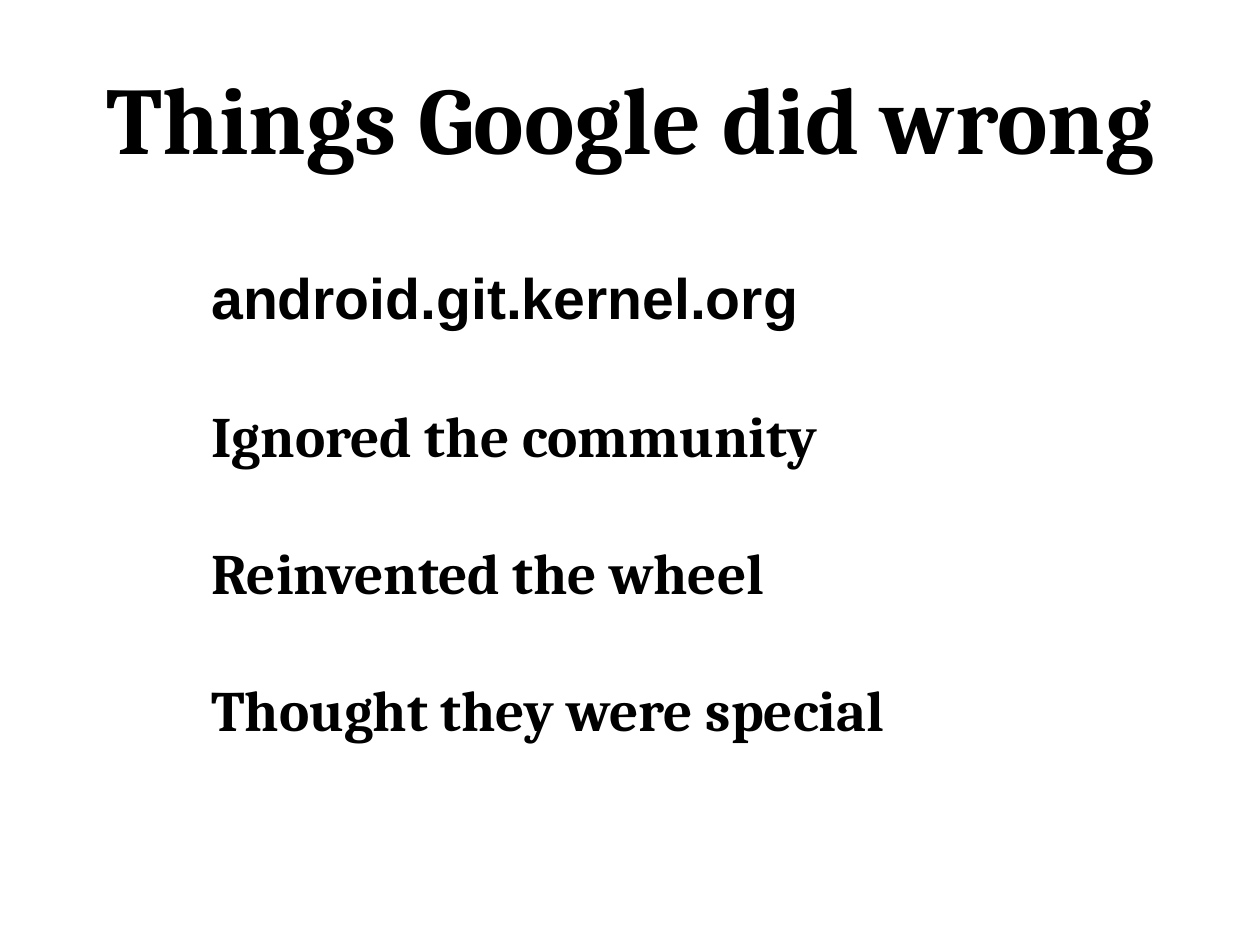
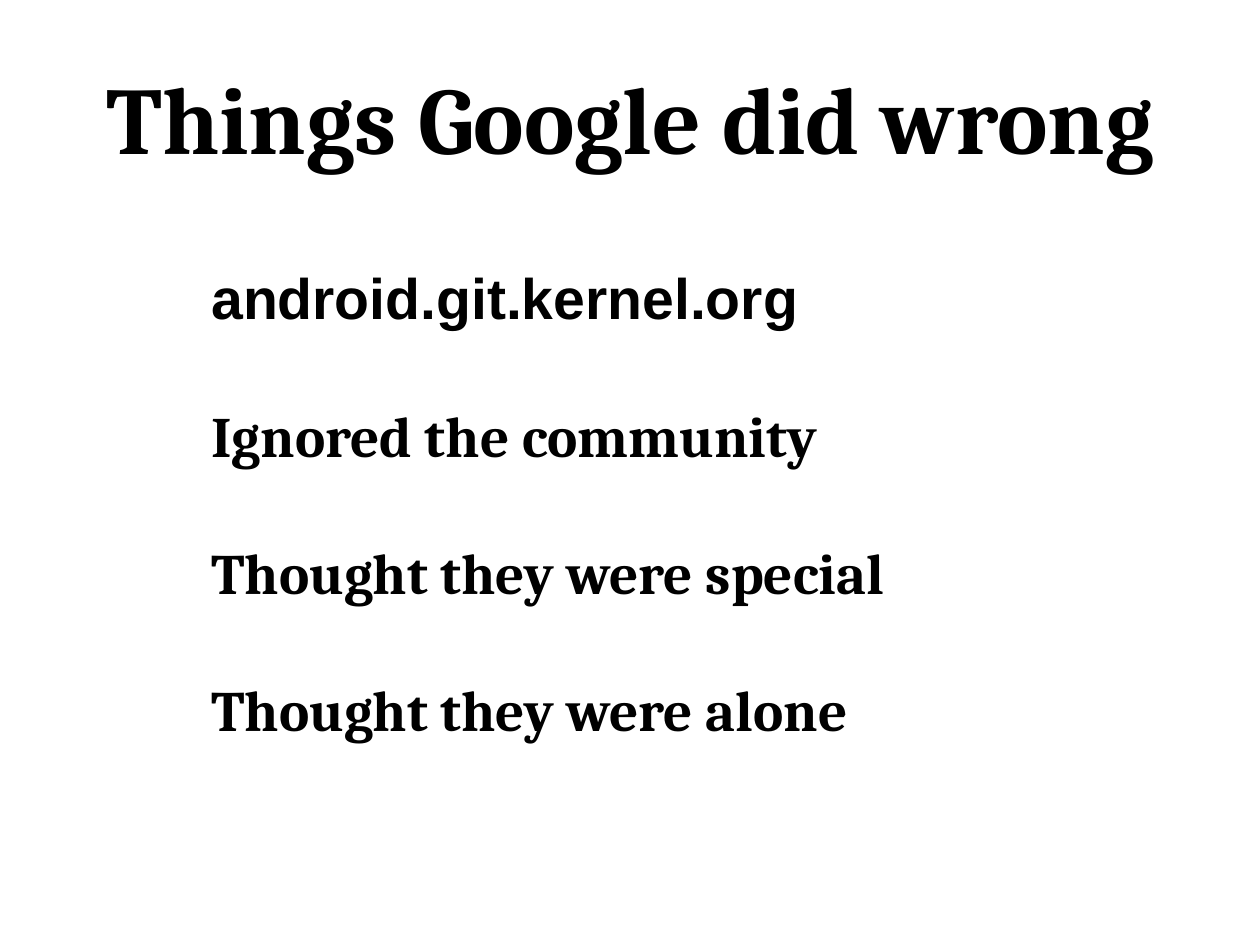
Before and after one commit to gregkh/android-presentation, a slide deck: slide 7 of android-kernel.odp. Drawn at 1260x945 pixels with LibreOffice and Linux fonts; fonts in the diff are those of the drawing. Boxes give left, top, right and bottom in pixels: in the first picture for what was removed or moved away, otherwise in the second. Text is boxed around its words. In the diff, an @@ line names an element or a change of style, - is before the commit and + after.

```diff
--- a/android-kernel.odp
+++ b/android-kernel.odp
@@ text at bbox=[211, 554, 765, 595]: paragraph removed @@
-Reinvented the wheel
@@ text at bbox=[211, 691, 848, 743]: paragraph added @@
+Thought they were alone
```
Also in this commit, not shown: 4 slides added, 2 other files.
